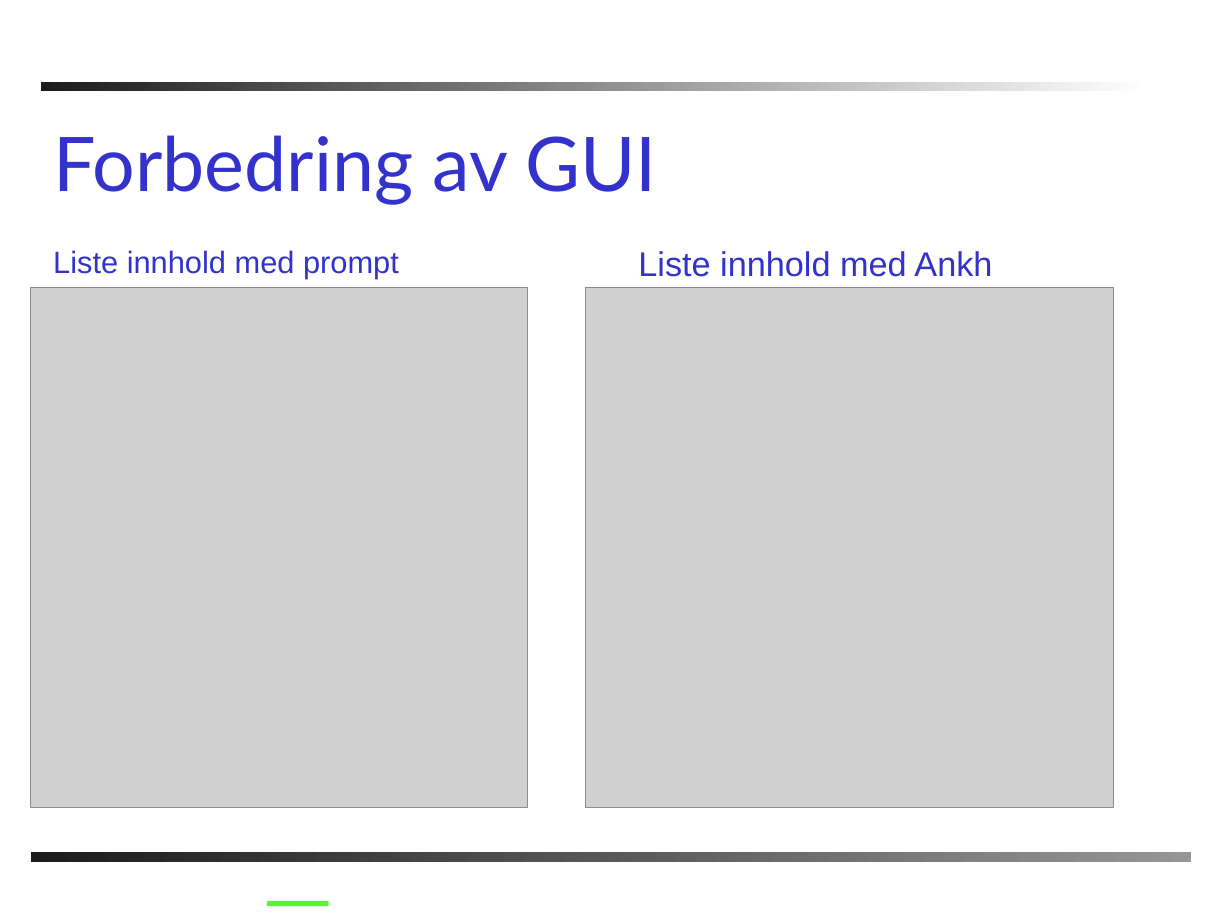
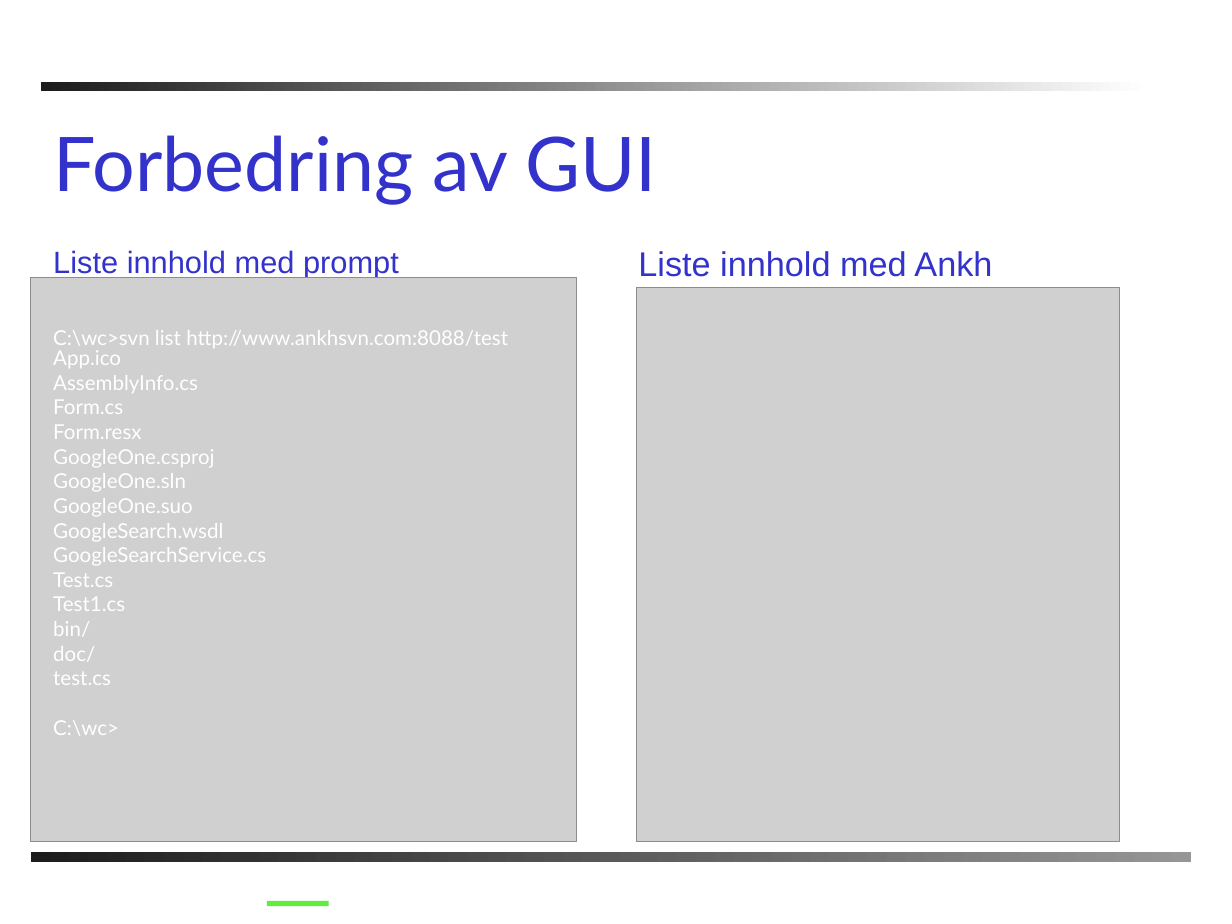
Before and after one commit to AnkhSVN/AnkhSVN, a slide deck: slide 11 of doc/powerpoint/Subversion_addin_for_VS.NET.ppt. Drawn at 1232x924 pixels with LibreOffice and Linux fonts; fonts in the diff are those of the drawing; grey boxes stand for pictures; background and template pictures are left out. Boxes give left, top, right and bottom in pixels: in the first picture for what was removed or moved away, otherwise in the second. Text is boxed around its words. In the diff, an @@ line names an element or a change of style, - is before the commit and + after.

```diff
--- a/doc/powerpoint/Subversion_addin_for_VS.NET.ppt
+++ b/doc/powerpoint/Subversion_addin_for_VS.NET.ppt
@@ picture: place and size @@
-picture at <box>31,287,527,807</box>
+picture at <box>31,277,577,841</box>
@@ picture removed at <box>31,287,520,798</box> @@
@@ picture: place and size @@
-picture at <box>585,287,1114,807</box>
+picture at <box>637,287,1120,841</box>
@@ text added at <box>53,351,266,735</box>, 12 pt, text #FFFFFF @@
+App.ico
+AssemblyInfo.cs
+Form.cs
+Form.resx
+GoogleOne.csproj
+GoogleOne.sln
+GoogleOne.suo
+GoogleSearch.wsdl
+GoogleSearchService.cs
+Test.cs
+Test1.cs
+bin/
+doc/
+test.cs
+C:\wc>
@@ text added at <box>53,330,508,348</box>, 12 pt, text #FFFFFF @@
+C:\wc>svn list http://www.ankhsvn.com:8088/test
```
Also in this commit, not shown: 6 other slides changed.
